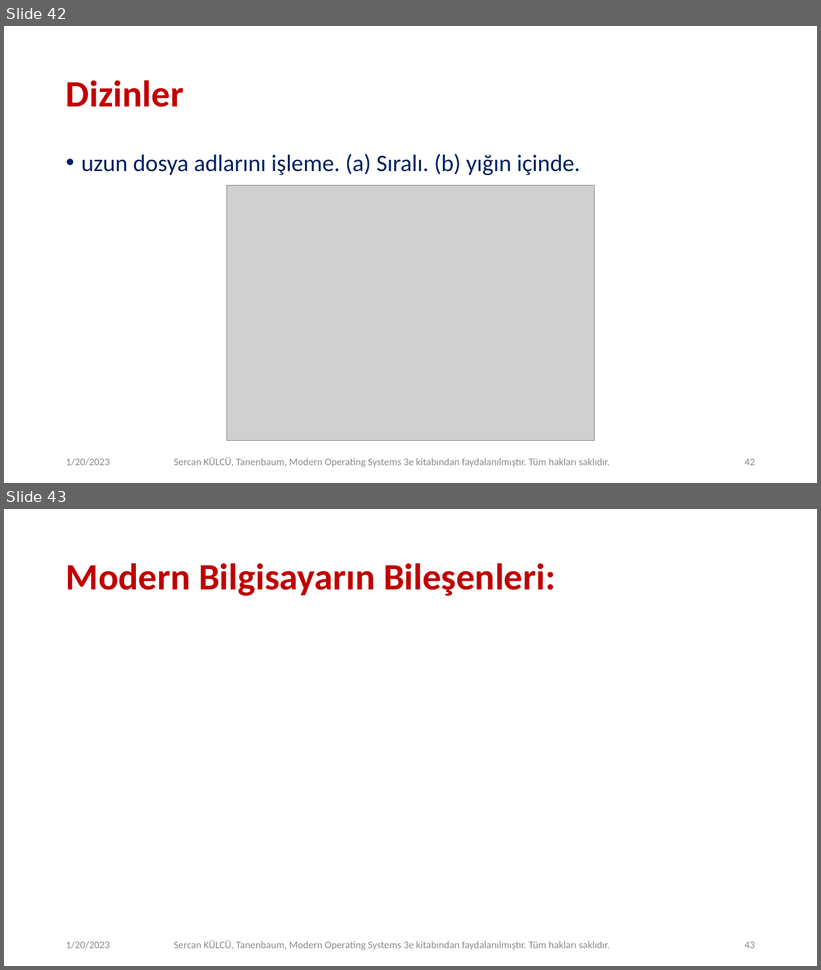
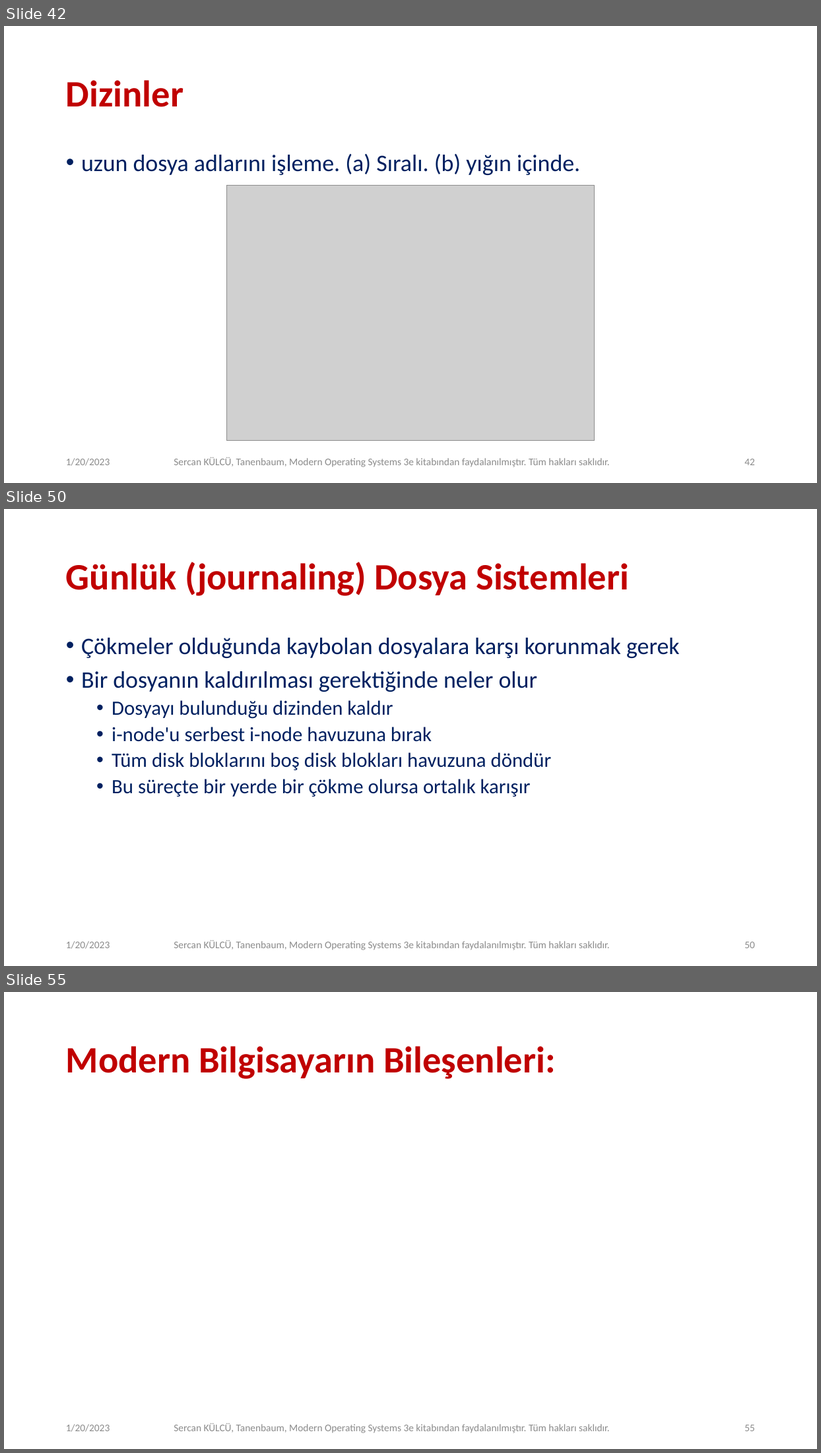
Before and after one commit to sercankulcu/sercankulcu.github.io, a slide deck: files/os/4_Bolum_4_Dosya.pptx. Shown one above the other, each under a label of ours: slides 42 and 43 before the commit, slides 42, 50 and 55 after it; the slides between them are not shown. The pictures are 821x970 and 821x1453 pixels, drawn with LibreOffice and Linux fonts; fonts in the diff are those of the drawing; grey boxes stand for pictures. Boxes give left, top, right and bottom in pixels: in the first picture for what was removed or moved away, otherwise in the second. Text is boxed around its words. In the diff, an @@ line names an element or a change of style, - is before the commit and + after.

```diff
--- a/files/os/4_Bolum_4_Dosya.pptx
+++ b/files/os/4_Bolum_4_Dosya.pptx
@@ slide 50 added at box(4, 509, 817, 966), background #FFFFFF @@
@@ title added at box(66, 562, 629, 596), 44 pt, text #C00000, bold @@
+Günlük (journaling) Dosya Sistemleri
@@ text added at box(81, 638, 680, 797), 24 pt, text #002060 @@
+• Çökmeler olduğunda kaybolan dosyalara karşı korunmak gerek
+• Bir dosyanın kaldırılması gerektiğinde neler olur
+  • Dosyayı bulunduğu dizinden kaldır
+  • i-node'u serbest i-node havuzuna bırak
+  • Tüm disk bloklarını boş disk blokları havuzuna döndür
+  • Bu süreçte bir yerde bir çökme olursa ortalık karışır
@@ text added at box(66, 941, 110, 949), 12 pt, text #8C8C8C @@
+1/20/2023
@@ text added at box(174, 941, 610, 951), 12 pt, text #8C8C8C @@
+Sercan KÜLCÜ, Tanenbaum, Modern Operating Systems 3e kitabından faydalanılmıştır. Tüm hakları saklıdır.
@@ page number added at box(745, 942, 755, 949), 12 pt, text #8C8C8C @@
+50
@@ what was slide 43 is now slide 55 @@
@@ page number at box(745, 1425, 755, 1432): text changed @@
-43
+55
```
Also in this commit, not shown: 34 other slides added, 1 other file.
